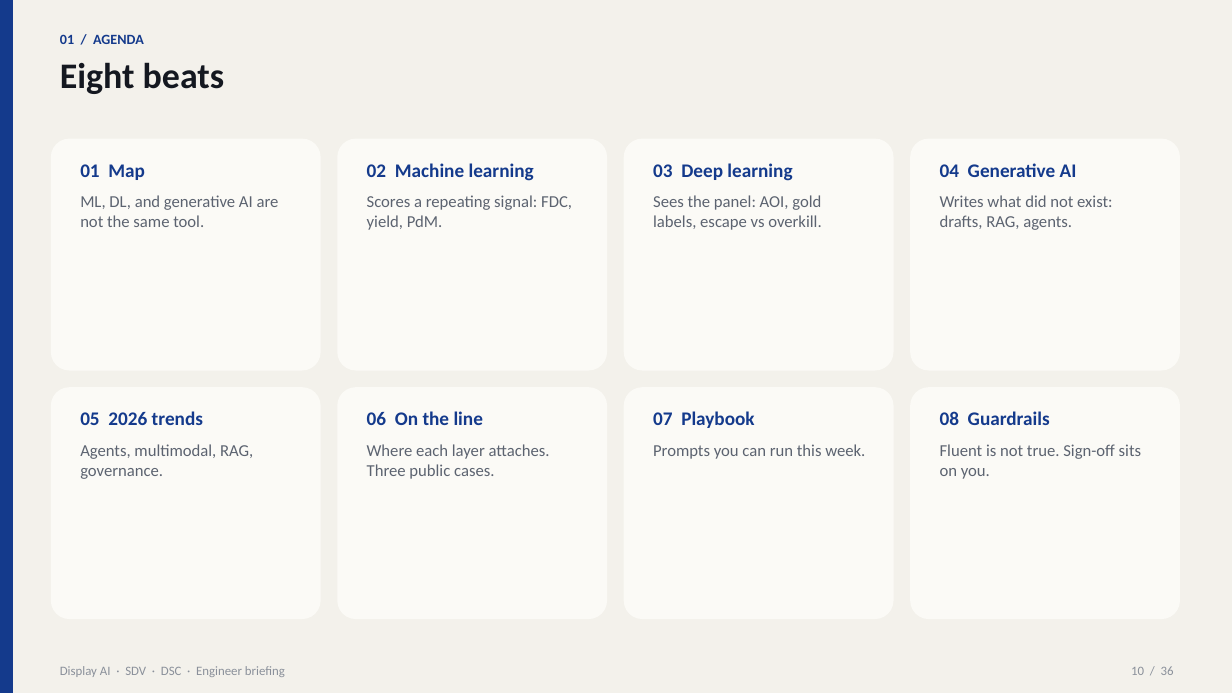
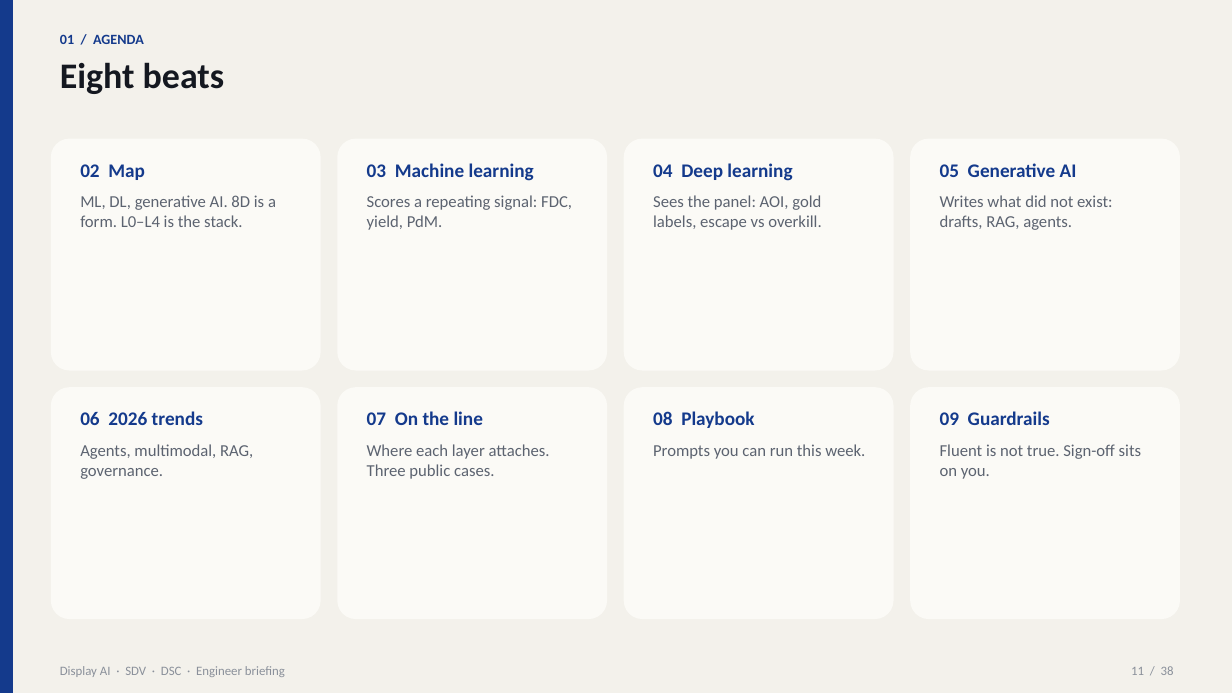
Before and after one commit to beyondlatent/welcome, a slide deck: slide 11 of Display-AI-Briefing-SDV-DSC.pptx (slide 10 before the commit). Drawn at 1232x693 pixels with LibreOffice and Linux fonts; fonts in the diff are those of the drawing. Boxes give left, top, right and bottom in pixels: in the first picture for what was removed or moved away, otherwise in the second. Text is boxed around its words. In the diff, an @@ line names an element or a change of style, - is before the commit and + after.

```diff
--- a/Display-AI-Briefing-SDV-DSC.pptx
+++ b/Display-AI-Briefing-SDV-DSC.pptx
@@ text at [80,164,276,227]: text changed @@
-01 Map
-ML, DL, and generative AI are not the same tool.
+02 Map
+ML, DL, generative AI. 8D is a form. L0–L4 is the stack.
@@ text at [367,163,534,181]: text changed @@
-02 Machine learning
+03 Machine learning
@@ text at [653,163,792,181]: text changed @@
-03 Deep learning
+04 Deep learning
@@ text at [940,163,1077,177]: text changed @@
-04 Generative AI
+05 Generative AI
@@ text at [80,411,203,425]: text changed @@
-05 2026 trends
+06 2026 trends
@@ text at [367,411,483,425]: text changed @@
-06 On the line
+07 On the line
@@ text at [653,411,754,428]: text changed @@
-07 Playbook
+08 Playbook
@@ text at [940,411,1050,425]: text changed @@
-08 Guardrails
+09 Guardrails
@@ text at [1131,666,1174,675]: text changed @@
-10 / 36
+11 / 38
```
Also in this commit, not shown: 33 other slides changed, 2 slides added, 3 other files.
